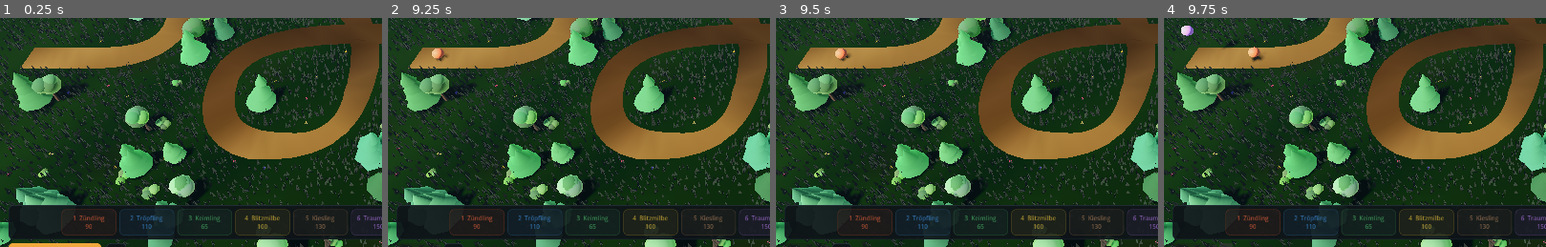
Above: before the commit, frames 1-4 (left to right).
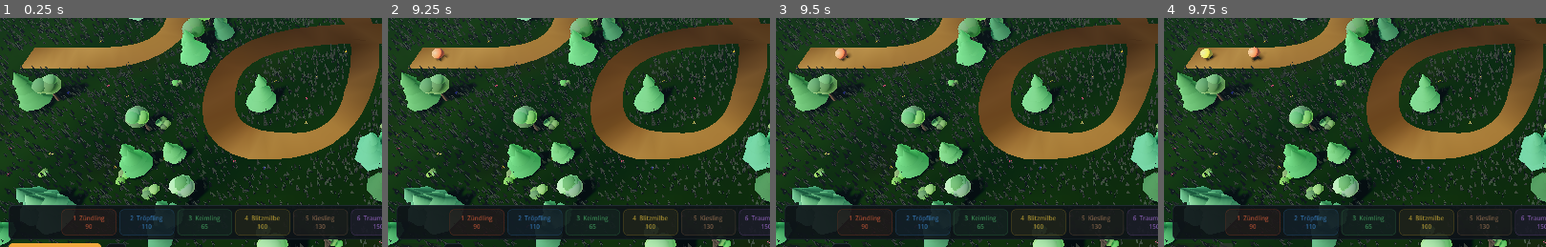
Above: after the commit, the same moments.

Repository: fritzscheyannick66-sketch/pocketbeast
Game: Godot game, scene res://scenes/welt.tscn
Two runs of this game, one before a commit and one after it. Both use one fixed random seed, a clock stepped at 60 frames per second and the inputs below.
Inputs:
- Up to frame 1 (0.25 s): no input
- Up to frame 2 (9.25 s): click "1 Zündling 90" at 0.5 s; click "2 Tröpfling 110" at 1.25 s; click "3 Keimling 65" at 2 s; click "4 Blitzmilbe 100" at 2.75 s; click "5 Kiesling 130" at 3.5 s; click "6 Traumflaum 150" at 4.25 s; click "7 Frostfell 105" at 5 s; click "8 Nietling 140" at 5.75 s; click "9 Schimmerchen 120" at 6.5 s; click "10 Schattling 125" at 7.25 s; click "11 Windling 105" at 8 s; click "Welle rufen (Leertaste)" at 8.75 s
- Up to frame 3 (9.5 s): no input
- Up to frame 4 (9.75 s): click "1×" at 9.5 s
The pictures show only the part of the screen within x 0-50%, y 46-96%; the shares and areas given below are measured in that part.

Frames 1-3 are identical in both runs. In frame 4, 0.3% of the frame differs, in the area x 4-20%, y 3-20%.

Commit message:
Gegnerarten für Fee, Unlicht und Wind
Drei Elemente hatten keine Gegner: Auf der Feenkarte liefen keine Feen,
und drei Wächterfamilien standen ohne natürliches Gegenüber da. Der
Heimvorteil der Gegner lief dort ins Leere.

Zwölf neue Arten, vier je Element:

  Fee      Glimmling, Tanzmotte, Feenbalg, Prunkfalter
  Unlicht  Nachtschlick, Düsterfalter, Grufthund, Schlundaug
  Wind     Böling, Fetzenflug, Sturmvogel, Wirbelbock

Dazu drei Anführer: Sylphara legt einen Schild um sich, Umbraxis
betäubt reihum einen Wächter, Zephyron treibt alle Wilden an.

Damit 44 Gegnerarten und 11 Anführer — je einer pro Element.

Gegen Wind traf bisher alles neutral, weil die Effektivitätstabelle
keinen Eintrag hatte. Jetzt: Gestein doppelt (steht fest), Eis und
Stahl anderthalbfach (erstarrt ihn, schneidet hindurch), Feuer halb
(er facht es an).

EIN FEHLER, DER FAST DURCHGEGANGEN WÄRE
Die drei neuen Anführer hatten die Felder "ab" und "abT" — der Code
liest aber "ability" und "abEvery". Ihre Fähigkeiten wären wirkungslos
geblieben, ohne dass etwas gemeldet hätte. Aufgefallen beim Nachsehen,
welche Namen bossAbility tatsächlich kennt: stun, cleanse, summon,
haste, shield. "heal" und "curse" hatte ich erfunden.

Gemessen: zehn der elf Karten halten alle hundert Wellen. Nachtgrund
bleibt bei 34.

Co-Authored-By: Claude Opus 5 <noreply@anthropic.com>

Diff:
--- a/godot-3d/scripts/daten.gd
+++ b/godot-3d/scripts/daten.gd
@@ -31,14 +31,14 @@
 ## Angreifer -> Verteidiger. Fehlender Eintrag bedeutet 1.0 —
 ## genau wie eff() im Browserspiel.
 const CHART := {
-	"fire": { "grass": 2, "ice": 2, "steel": 2, "water": 0.5, "rock": 0.5, "fire": 0.5, "psychic": 1 },
+	"fire": { "grass": 2, "ice": 2, "steel": 2, "wind": 0.5, "water": 0.5, "rock": 0.5, "fire": 0.5, "psychic": 1 },
 	"water": { "fire": 2, "rock": 2, "water": 0.5, "grass": 0.5, "electric": 0.5, "ice": 0.5 },
 	"grass": { "water": 2, "rock": 2, "grass": 0.5, "fire": 0.5, "psychic": 1, "ice": 0.5, "steel": 0.5 },
 	"electric": { "water": 2, "steel": 2, "electric": 0.5, "grass": 0.5, "rock": 0.5 },
-	"rock": { "fire": 2, "electric": 2, "ice": 2, "rock": 0.5, "water": 0.5, "grass": 0.5, "steel": 0.5 },
+	"rock": { "fire": 2, "electric": 2, "ice": 2, "wind": 2, "rock": 0.5, "water": 0.5, "grass": 0.5, "steel": 0.5 },
 	"psychic": { "psychic": 0.5, "steel": 0.5, "fire": 1.25, "water": 1.25, "grass": 1.25, "electric": 1.25, "rock": 1.25, "ice": 1.25 },
-	"ice": { "grass": 2, "rock": 2, "ice": 0.5, "fire": 0.5, "water": 0.5, "steel": 0.5 },
-	"steel": { "ice": 2, "rock": 2, "fairy": 2, "steel": 0.5, "fire": 0.5, "water": 0.5, "electric": 0.5 },
+	"ice": { "grass": 2, "rock": 2, "wind": 1.5, "ice": 0.5, "fire": 0.5, "water": 0.5, "steel": 0.5 },
+	"steel": { "ice": 2, "rock": 2, "fairy": 2, "wind": 1.5, "steel": 0.5, "fire": 0.5, "water": 0.5, "electric": 0.5 },
 	"fairy": { "dark": 2, "rock": 2, "psychic": 1.5, "fairy": 0.5, "fire": 0.5, "steel": 0.5 },
 	"dark": { "psychic": 2, "dark": 2, "fairy": 0.5, "steel": 0.5 },
 	"wind": { "grass": 2, "psychic": 1.5, "fairy": 1.25, "rock": 0.5, "steel": 0.5, "ice": 0.75 },
@@ -208,6 +208,18 @@
 	{ "id": "eisnadel", "name": "Eisnadel", "typ": "ice", "gestalt": "crystal", "leben": 0.95, "tempo": 1.5, "beute": 1.1, "groesse": 14 },
 	{ "id": "federstahl", "name": "Federstahl", "typ": "steel", "gestalt": "moth", "leben": 1.2, "tempo": 1.4, "beute": 1.3, "groesse": 16, "panzer": 3, "fliegt": true },
 	{ "id": "schraubling", "name": "Schraubling", "typ": "steel", "gestalt": "wisp", "leben": 1, "tempo": 1.35, "beute": 1.2, "groesse": 15, "panzer": 2 },
+	{ "id": "glimmling", "name": "Glimmling", "typ": "fairy", "gestalt": "wisp", "leben": 0.85, "tempo": 1.4, "beute": 1.1, "groesse": 14, "fliegt": true },
+	{ "id": "tanzmotte", "name": "Tanzmotte", "typ": "fairy", "gestalt": "moth", "leben": 1.4, "tempo": 1.25, "beute": 1.4, "groesse": 17, "fliegt": true },
+	{ "id": "feenbalg", "name": "Feenbalg", "typ": "fairy", "gestalt": "blob", "leben": 2.1, "tempo": 0.95, "beute": 1.6, "groesse": 19, "schild": 0.5 },
+	{ "id": "prunkfalter", "name": "Prunkfalter", "typ": "fairy", "gestalt": "moth", "leben": 2.8, "tempo": 1.1, "beute": 2, "groesse": 20, "fliegt": true },
+	{ "id": "nachtschlick", "name": "Nachtschlick", "typ": "dark", "gestalt": "blob", "leben": 1.2, "tempo": 1, "beute": 1.1, "groesse": 16 },
+	{ "id": "duesterfalter", "name": "Düsterfalter", "typ": "dark", "gestalt": "moth", "leben": 1.5, "tempo": 1.35, "beute": 1.4, "groesse": 16, "fliegt": true },
+	{ "id": "grufthund", "name": "Grufthund", "typ": "dark", "gestalt": "fox", "leben": 2.4, "tempo": 1.15, "beute": 1.8, "groesse": 19 },
+	{ "id": "schlundaug", "name": "Schlundaug", "typ": "dark", "gestalt": "eye", "leben": 3.3, "tempo": 0.62, "beute": 2.2, "groesse": 22, "panzer": 8, "zaeh": true },
+	{ "id": "boeling", "name": "Böling", "typ": "wind", "gestalt": "wisp", "leben": 0.8, "tempo": 1.6, "beute": 1.1, "groesse": 14, "fliegt": true },
+	{ "id": "fetzenflug", "name": "Fetzenflug", "typ": "wind", "gestalt": "moth", "leben": 1.3, "tempo": 1.5, "beute": 1.3, "groesse": 15, "fliegt": true },
+	{ "id": "sturmvogel", "name": "Sturmvogel", "typ": "wind", "gestalt": "bird", "leben": 2.2, "tempo": 1.45, "beute": 1.8, "groesse": 18, "fliegt": true },
+	{ "id": "wirbelbock", "name": "Wirbelbock", "typ": "wind", "gestalt": "ox", "leben": 2.9, "tempo": 0.9, "beute": 2, "groesse": 21, "panzer": 4 },
 ]
 
 ## Anführer. Deutlich größer und zäher als gewöhnliche Arten.
@@ -220,6 +232,9 @@
 	{ "name": "Somnul", "typ": "psychic", "gestalt": "eye", "leben": 32, "tempo": 0.6, "beute": 30, "groesse": 36 },
 	{ "name": "Glazior", "typ": "ice", "gestalt": "zottel", "leben": 31, "tempo": 0.48, "beute": 26, "groesse": 36, "panzer": 12, "schild": 0.5 },
 	{ "name": "Amboloss", "typ": "steel", "gestalt": "bolzen", "leben": 33, "tempo": 0.42, "beute": 28, "groesse": 37, "panzer": 24, "zaeh": true },
+	{ "name": "Sylphara", "typ": "fairy", "gestalt": "wisp", "leben": 28, "tempo": 0.7, "beute": 22, "groesse": 33, "fliegt": true, "schild": 0.45 },
+	{ "name": "Umbraxis", "typ": "dark", "gestalt": "eye", "leben": 33, "tempo": 0.5, "beute": 26, "groesse": 36, "panzer": 14 },
+	{ "name": "Zephyron", "typ": "wind", "gestalt": "bird", "leben": 27, "tempo": 0.95, "beute": 24, "groesse": 32, "fliegt": true },
 ]
 
 ## Wellenkurve, vorberechnet.
@@ -242,6 +257,6 @@
 	{ "name": "Firnfeld", "grad": "Fordernd", "faktor": 1.48, "beeren": 330, "leben": 17 },
 	{ "name": "Erzwerk", "grad": "Brutal", "faktor": 1.72, "beeren": 460, "leben": 16 },
 	{ "name": "Glanzwiese", "grad": "Ruhig", "faktor": 1.28, "beeren": 300, "leben": 20 },
-	{ "name": "Nachtgrund", "grad": "Brutal", "faktor": 1.78, "beeren": 470, "leben": 16 },
+	{ "name": "Nachtgrund", "grad": "Brutal", "faktor": 1.78, "beeren": 580, "leben": 16 },
 	{ "name": "Böenkuppe", "grad": "Fordernd", "faktor": 1.4, "beeren": 320, "leben": 18 },
 ]
Not shown, changed: index.html
